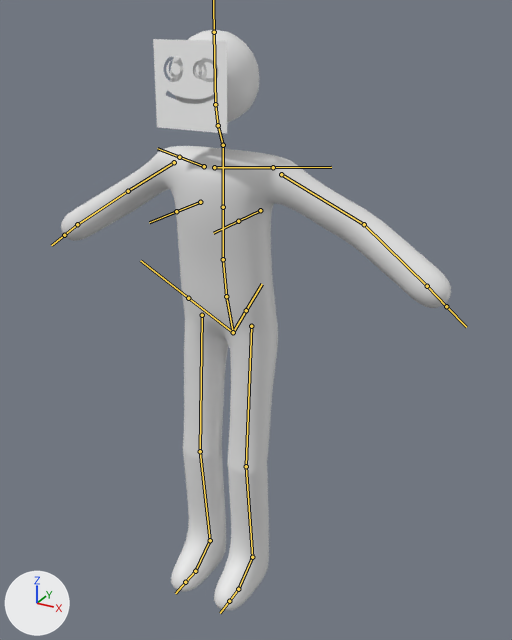
Renders of the FBX model Assets/Models/person.fbx from each side of a commit.
Rendered twice from a 50 mm camera at (1.152, -1.873, 2.042) aimed at (0.094, 0.051, 1.08). Lighting does not change. The marker at lower left points along +X, +Y and +Z. The bones that bend it are drawn over the model as lines.

Objects in the first picture: 'body alt', 'eyeplane', 'head', 'mouthplane'.
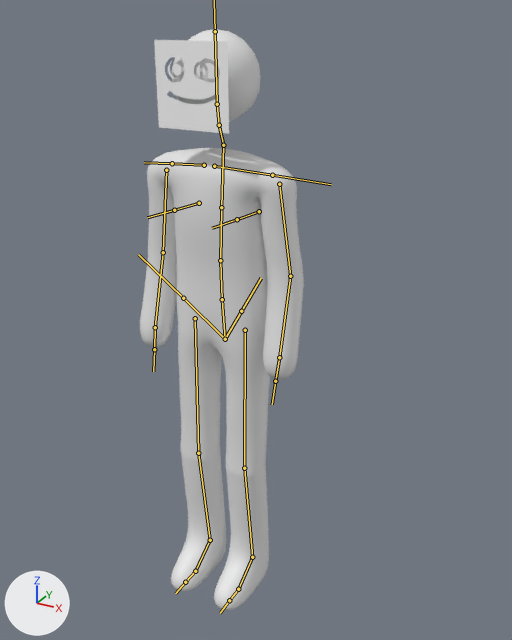
Commit message: Chase animation

The newer file adds an action. The first version stands in its rest pose; the second is drawn at frame 1 of the action 'chase'.

What differs and where, as boxes (x1, y1, x2, y2) in the pictures (512 x 640 px):
'body alt', posed (58% narrower): before (61, 146, 451, 611); after (140, 148, 304, 610)
'head', posed: before (170, 30, 259, 123); after (171, 29, 261, 122)
'mouthplane', posed: before (155, 84, 227, 134); after (157, 85, 229, 134)
'eyeplane', posed: before (153, 39, 227, 88); after (154, 40, 228, 89)
bone 'DEF-spine', root to tip: before (233, 332) to (226, 296); after (225, 339) to (222, 299)
bone 'DEF-spine.001', root to tip: before (226, 296) to (223, 259); after (222, 299) to (220, 260)
bone 'DEF-spine.002', root to tip: before (223, 259) to (223, 207); after (220, 260) to (221, 207)
bone 'DEF-spine.006', root to tip: before (215, 104) to (214, 32); after (217, 104) to (215, 31)
bone 'DEF-pelvis.L', root to tip: before (233, 332) to (246, 310); after (225, 339) to (241, 311)
bone 'DEF-pelvis.R', root to tip: before (233, 332) to (188, 298); after (225, 339) to (183, 298)
bone 'DEF-thigh.L', root to tip: before (251, 326) to (246, 466); after (245, 330) to (244, 468)
bone 'DEF-shin.L', root to tip: before (246, 466) to (252, 557); after (244, 468) to (252, 557)
bone 'DEF-thigh.R', root to tip: before (202, 315) to (200, 451); after (195, 318) to (198, 453)
bone 'DEF-shin.R', root to tip: before (200, 451) to (210, 540); after (198, 453) to (210, 540)
bone 'DEF-shoulder.L', root to tip: before (214, 167) to (273, 167); after (214, 166) to (272, 175)
bone 'DEF-upper_arm.L', root to tip: before (281, 174) to (364, 224); after (279, 184) to (290, 276)
bone 'DEF-forearm.L', root to tip: before (364, 224) to (427, 286); after (290, 276) to (279, 357)
bone 'DEF-shoulder.R', root to tip: before (204, 166) to (179, 157); after (204, 165) to (172, 163)
bone 'DEF-upper_arm.R', root to tip: before (174, 162) to (128, 191); after (166, 170) to (163, 252)
bone 'DEF-forearm.R', root to tip: before (128, 191) to (77, 224); after (163, 252) to (155, 327)
bone 'DEF-breast.L', root to tip: before (260, 210) to (238, 221); after (259, 211) to (237, 219)
bone 'DEF-breast.R', root to tip: before (200, 202) to (176, 211); after (199, 203) to (174, 210)

What the commit changed:
Bone 'DEF-spine' (bone_def_spine) moves from (0.0, 0.0, 0.0) to (0.0, 0.009, 0.05).
Bone 'DEF-spine' (bone_def_spine) turns from (0, 0, 0) to (-8, 0, 0) degrees about its own x, y and z.
Bone 'DEF-spine.001' (bone_def_spine_001) turns from (0, 0, 0) to (3, 0, 0) degrees about its own x, y and z.
Bone 'DEF-spine.002' (bone_def_spine_002) turns from (0, 0, 0) to (2, 0, 0) degrees about its own x, y and z.
Bone 'DEF-spine.006' (bone_def_spine_006) turns from (0, 0, 0) to (3, 0, 0) degrees about its own x, y and z.
Bone 'DEF-pelvis.L' (bone_def_pelvis_l) moves from (0.0, 0.0, 0.0) to (0.045, 0.022, -0.01).
Bone 'DEF-pelvis.L' (bone_def_pelvis_l) turns from (0, 0, 0) to (3, -5, 6) degrees about its own x, y and z.
Bone 'DEF-pelvis.R' (bone_def_pelvis_r) moves from (0.0, 0.0, 0.0) to (-0.045, 0.022, -0.01).
Bone 'DEF-pelvis.R' (bone_def_pelvis_r) turns from (0, 0, 0) to (3, 5, -6) degrees about its own x, y and z.
Bone 'DEF-thigh.L' (bone_def_thigh_l) moves from (0.0, 0.0, 0.0) to (0.0, 0.001, -0.042).
Bone 'DEF-thigh.L' (bone_def_thigh_l) turns from (0, 0, 0) to (3, 0, 0) degrees about its own x, y and z.
Bone 'DEF-shin.L' (bone_def_shin_l) turns from (0, 0, 0) to (-1, 0, 0) degrees about its own x, y and z.
Bone 'DEF-thigh.R' (bone_def_thigh_r) moves from (0.0, 0.0, 0.0) to (0.0, 0.001, -0.042).
Bone 'DEF-thigh.R' (bone_def_thigh_r) turns from (0, 0, 0) to (3, 0, 0) degrees about its own x, y and z.
Bone 'DEF-shin.R' (bone_def_shin_r) turns from (0, 0, 0) to (-1, 0, 0) degrees about its own x, y and z.
Bone 'DEF-shoulder.L' (bone_def_shoulder_l) moves from (0.0, 0.0, 0.0) to (-0.001, 0.0, 0.005).
Bone 'DEF-shoulder.L' (bone_def_shoulder_l) turns from (0, 0, 0) to (-7, 0, -9) degrees about its own x, y and z.
Bone 'DEF-upper_arm.L' (bone_def_upper_arm_l) moves from (0.0, 0.0, 0.0) to (0.006, 0.011, 0.036).
Bone 'DEF-upper_arm.L' (bone_def_upper_arm_l) turns from (0, 0, 0) to (16, 15, -48) degrees about its own x, y and z.
Bone 'DEF-forearm.L' (bone_def_forearm_l) turns from (0, 0, 0) to (-3, 7, -4) degrees about its own x, y and z.
Bone 'DEF-shoulder.R' (bone_def_shoulder_r) moves from (0.0, 0.0, 0.0) to (0.001, 0.0, 0.005).
Bone 'DEF-shoulder.R' (bone_def_shoulder_r) turns from (0, 0, 0) to (-7, 0, 9) degrees about its own x, y and z.
Bone 'DEF-upper_arm.R' (bone_def_upper_arm_r) moves from (0.0, 0.0, 0.0) to (-0.006, 0.011, 0.036).
Bone 'DEF-upper_arm.R' (bone_def_upper_arm_r) turns from (0, 0, 0) to (16, -15, 48) degrees about its own x, y and z.
Bone 'DEF-forearm.R' (bone_def_forearm_r) turns from (0, 0, 0) to (-3, -7, 4) degrees about its own x, y and z.
Bone 'DEF-breast.L' (bone_def_breast_l) moves from (0.0, 0.0, 0.0) to (0.0, 0.009, -0.002).
Bone 'DEF-breast.L' (bone_def_breast_l) turns from (0, 0, 0) to (4, 0, 0) degrees about its own x, y and z.
Bone 'DEF-breast.R' (bone_def_breast_r) moves from (0.0, 0.0, 0.0) to (0.0, 0.009, -0.002).
Bone 'DEF-breast.R' (bone_def_breast_r) turns from (0, 0, 0) to (4, 0, 0) degrees about its own x, y and z.
